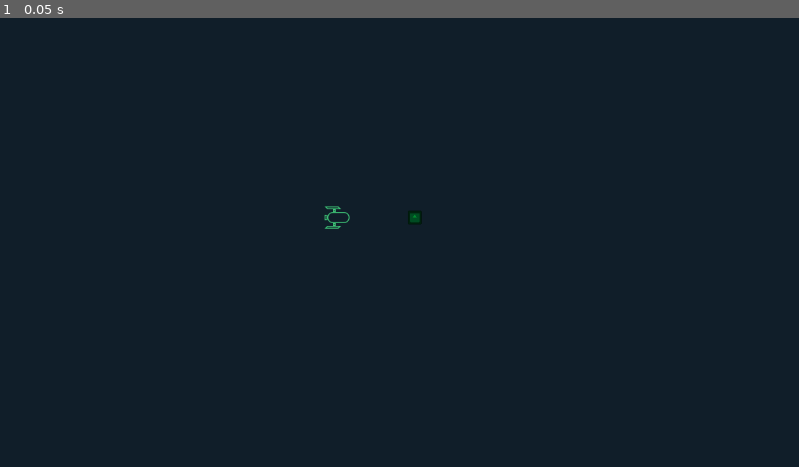
Above: before the commit, frame 1.
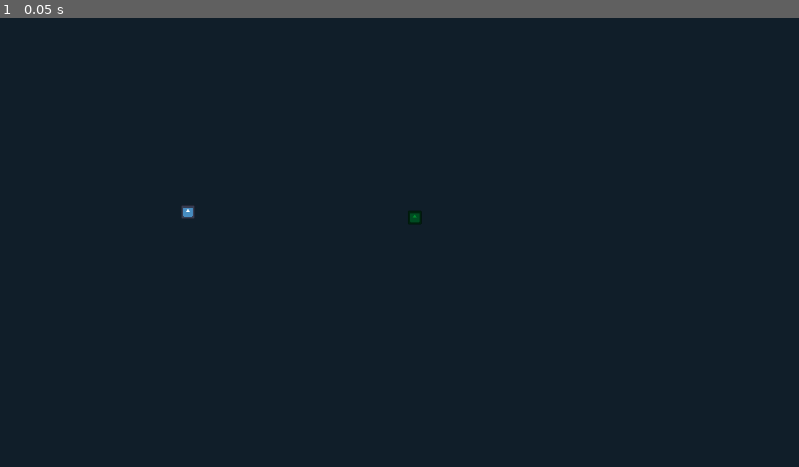
Above: after the commit, the same moment.

Repository: SpaceyLake/GRA
Game: Godot game, scene res://Scenes/world.tscn
The game is run twice, just before and just after one commit, with the same random seed, the same clock (stepped at 60 frames per second) and the same inputs. The engine's default icon, where the game draws it, is replaced by a stand-in: a white triangle on a blue panel in a dark square.
Inputs:
- Up to frame 1 (0.05 s): no input

The runs differ from the first frame. In frame 1, less than 0.1% of the frame differs, in the area x 22-44%, y 41-47%.

Commit message:
Added bases to the game

Diff:
--- a/Scenes/base.tscn
+++ b/Scenes/base.tscn
@@ -1,3 +1,17 @@
-[gd_scene format=3 uid="uid://dxp165f3yspdb"]
+[gd_scene load_steps=4 format=3 uid="uid://dxp165f3yspdb"]
+
+[ext_resource type="Texture2D" uid="uid://dri0p1pkqbyeo" path="res://icon.svg" id="1_5j32q"]
+[ext_resource type="Script" path="res://Scripts/base.gd" id="1_oqdku"]
+
+[sub_resource type="RectangleShape2D" id="RectangleShape2D_n7j1l"]
 
 [node name="Base" type="Area2D"]
+collision_mask = 2
+script = ExtResource("1_oqdku")
+
+[node name="Sprite2D" type="Sprite2D" parent="."]
+scale = Vector2(0.15625, 0.15625)
+texture = ExtResource("1_5j32q")
+
+[node name="CollisionShape2D" type="CollisionShape2D" parent="."]
+shape = SubResource("RectangleShape2D_n7j1l")
--- a/Scenes/world.tscn
+++ b/Scenes/world.tscn
@@ -1,7 +1,8 @@
-[gd_scene load_steps=3 format=3 uid="uid://bt6kdd48rxcyv"]
+[gd_scene load_steps=5 format=3 uid="uid://bt6kdd48rxcyv"]
 
 [ext_resource type="PackedScene" uid="uid://bx64nlay3qjx4" path="res://Scenes/delivery_ship.tscn" id="1_u2ala"]
 [ext_resource type="PackedScene" uid="uid://bsuriqu5ia71i" path="res://Scenes/distress_beacon.tscn" id="2_tvihd"]
+[ext_resource type="PackedScene" uid="uid://dxp165f3yspdb" path="res://Scenes/base.tscn" id="3_lnp6p"]
 
 [sub_resource type="Environment" id="Environment_47pud"]
 background_mode = 3
@@ -15,9 +16,14 @@
 [node name="World" type="Node2D"]
 
 [node name="DeliveryShip" parent="." instance=ExtResource("1_u2ala")]
+visible = false
 position = Vector2(488, 288)
 
 [node name="DistressBeacon" parent="." instance=ExtResource("2_tvihd")]
 position = Vector2(598, 288)
+
 [node name="WorldEnvironment" type="WorldEnvironment" parent="."]
 environment = SubResource("Environment_47pud")
+
+[node name="Base" parent="." instance=ExtResource("3_lnp6p")]
+position = Vector2(271, 280)
--- /dev/null
+++ b/Scripts/base.gd
@@ -0,0 +1,66 @@
+extends Area2D
+
+var howered:bool = false
+var selected:bool = false
+const cargo_ship:PackedScene = preload("res://Scenes/delivery_ship.tscn")
+@export var nr_ships = 5
+var docked_ships:Array = []
+var launched_ship:Node2D
+@onready var world:Node2D = get_parent()
+var cargo_amount = 5
+
+func _ready():
+	if cargo_ship.can_instantiate():
+		for i in nr_ships:
+			docked_ships.append(cargo_ship.instantiate())
+			world.add_child.call_deferred(docked_ships.back())
+			docked_ships.back().global_position = global_position
+			ship_active(docked_ships.back(), false)
+	mouse_entered.connect(is_howering)
+	mouse_exited.connect(is_not_howering)
+	body_entered.connect(_on_body_entered)
+
+func _input(event):
+	if event is InputEventMouseButton and event.button_index == MOUSE_BUTTON_LEFT and event.is_pressed():
+		if howered:
+			selected = true
+		else:
+			selected = false
+			launched_ship = null
+	elif selected and event is InputEventMouseButton and event.button_index == MOUSE_BUTTON_RIGHT and event.is_pressed():
+		if (not Input.is_action_pressed("shift") or launched_ship == null) and not docked_ships.is_empty():
+				launched_ship = docked_ships.pop_front()
+				launched_ship.cargo = cargo_amount
+				ship_active(launched_ship, true)
+				#launched_ship.add_waypoint(get_global_mouse_position())
+	elif event is InputEventKey and event.is_action_pressed("shift"):
+		if not launched_ship == null:
+			launched_ship.selected = true
+	elif event is InputEventKey and event.is_action_released("shift"):
+		if not launched_ship == null:
+			launched_ship.selected = false
+
+
+func is_howering():
+	howered = true
+	print("Howering")
+
+func is_not_howering():
+	howered = false
+	print("Not howering")
+
+func ship_active(current_ship:Node2D, active:bool):
+	current_ship.visible = active
+	current_ship.set_process(active)
+	current_ship.set_physics_process(active)
+	current_ship.set_process_input(active)
+	current_ship.set_process_internal(active)
+	current_ship.set_process_unhandled_input(active)
+	current_ship.set_process_unhandled_key_input(active)
+	if active == false:
+		current_ship.global_position = global_position
+
+func _on_body_entered(body: Node2D):
+	if body != launched_ship:
+		pass
+		#ship_active(body, false)
